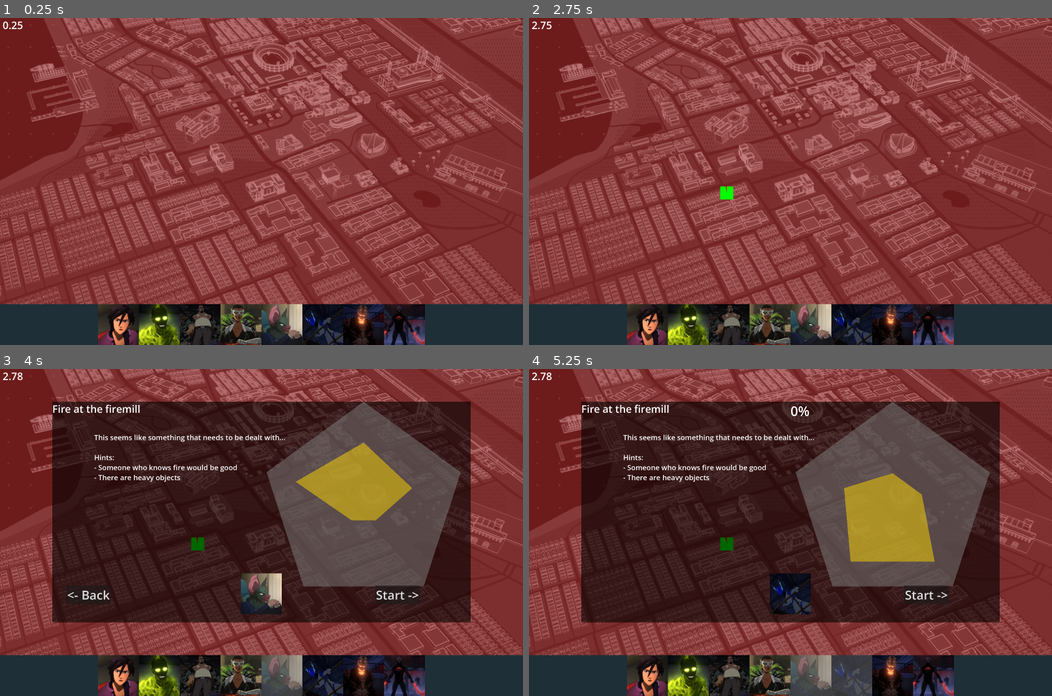
Above: before the commit, frames 1-4 (two rows, left to right).
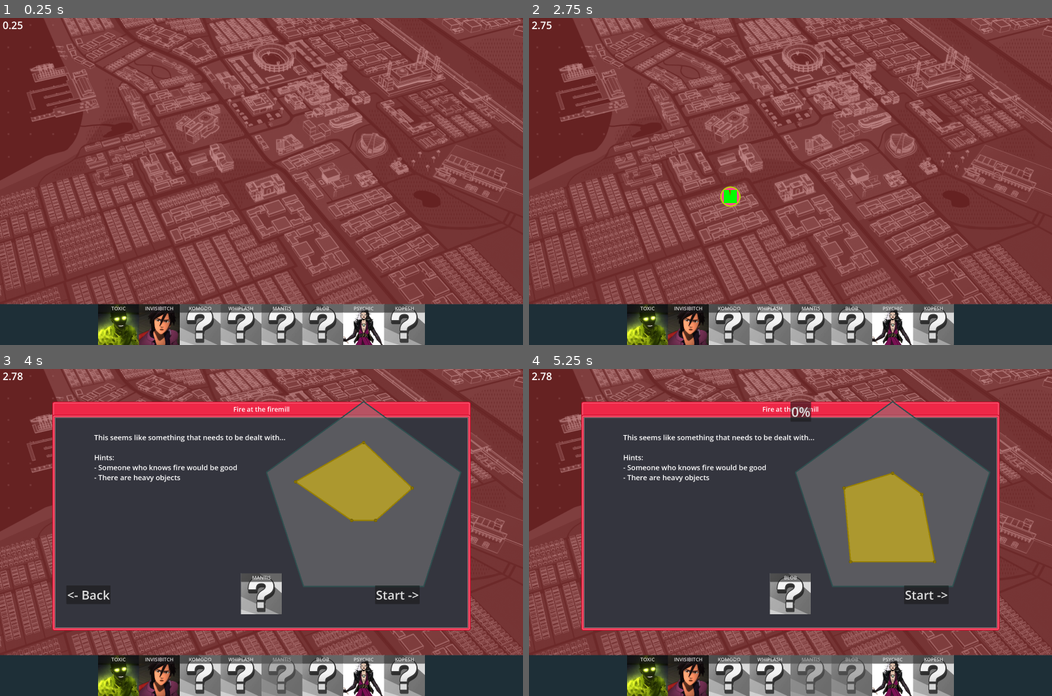
Above: after the commit, the same moments.

Repository: vgmoose/Outpatch
Game: Godot game, scene res://main.tscn
Two runs of this game, one before a commit and one after it. Both use one fixed random seed, a clock stepped at 60 frames per second and the inputs below. The engine's default icon, where the game draws it, is replaced by a stand-in: a white triangle on a blue panel in a dark square.
Inputs (mouse positions are in pixels of both pictures, inside the frame that each line leads up to):
- Up to frame 1 (0.25 s): no input
- Up to frame 2 (2.75 s): click (649, 309) at 0.5 s, where only the run after the commit has a clickable "TOXIC"; click (727, 309) at 1.25 s, where only the run after the commit has a clickable "KOMODO"; click (769, 309) at 2 s, where only the run after the commit has a clickable "WHIPLASH"
- Up to frame 3 (4 s): click (203, 548) at 2.77 s; click (282, 660) at 3.5 s, where only the run after the commit has a clickable "MANTIS"
- Up to frame 4 (5.25 s): click "Start ->" at 4.25 s; click (853, 660) at 5 s, where only the run after the commit has a clickable "BLOB"

The runs differ from the first frame. In frame 1, 7.1% of the frame differs, in the area x 18-82%, y 87-100%; in frame 2, 7.3%; in frame 3, 45%; in frame 4, 45%, in the area x 10-90%, y 9-100%.

Commit message:
new character list, name labels, better styling on events, window, and star graph, bouncy ball graphic

Diff:
--- a/BouncyBall.tscn
+++ b/BouncyBall.tscn
@@ -1,7 +1,7 @@
 [gd_scene format=3 uid="uid://by6vafkd15mbf"]
 
 [ext_resource type="Script" uid="uid://tdnxesch5otb" path="res://BouncyBall.gd" id="1_bc8qd"]
-[ext_resource type="Texture2D" uid="uid://cari7n1cqrc0r" path="res://icon.svg" id="2_jw557"]
+[ext_resource type="Texture2D" uid="uid://c40byybdyl4a0" path="res://icons/button_round_flat.png" id="2_bc8qd"]
 
 [sub_resource type="CircleShape2D" id="CircleShape2D_5cce5"]
 radius = 12.0
@@ -11,7 +11,7 @@
 
 [node name="Sprite2D" type="Sprite2D" parent="." unique_id=1743321292]
 scale = Vector2(0.2, 0.2)
-texture = ExtResource("2_jw557")
+texture = ExtResource("2_bc8qd")
 
 [node name="CollisionShape2D" type="CollisionShape2D" parent="." unique_id=480261513]
 shape = SubResource("CircleShape2D_5cce5")
--- a/CSP.gd
+++ b/CSP.gd
@@ -14,7 +14,10 @@
 func _init(dimen, charName, charWeights):
 	mySize = dimen
 	myName = charName
-	myTexture = load("res://csps/" + charName + ".webp.png")
+	myTexture = load("res://csps/" + charName + ".png")
+	if not myTexture:
+		# fallback
+		myTexture = load("res://csps/Unknown.jpg")
 	myWeights = charWeights
 
 func _enter_tree():
@@ -33,6 +36,12 @@
 		if main.isPaused:
 			csp.position.y += 20
 	)
+	var button = Button.new()
+	csp.add_child(button)
+	button.text = myName.to_upper()
+	button.size.x = csp.size.x
+	button.mouse_filter =Control.MOUSE_FILTER_PASS
+	button.add_theme_font_size_override("font_size", 24)
 
 func _input(event):
 	var main = get_tree().current_scene
--- a/CoolWindow.gd
+++ b/CoolWindow.gd
@@ -1,7 +1,10 @@
 extends Node2D
+class_name CoolWindow
 
 @export var title = "This is a Test"
 @export var size = Vector2(1000, 900)
+
+var canBeMoved = false
 
 var isBeingDragged = false
 var isBeingResized = false
@@ -54,7 +57,6 @@
 	var titleText = get_node("TitleText")
 	var titleBg = get_node("TitleBg")
 	var windowBg = get_node("WindowBg")
-	titleText.text = "Test Window"
 	titleText.size.y = 74
 
 	windowBg.position = Vector2(0, 64)
@@ -64,6 +66,7 @@
 func adjustBounds():
 	var titleText = get_node("TitleText")
 	titleText.size.x = size.x
+	titleText.text = title
 	var titleBg = get_node("TitleBg")
 	var windowBg = get_node("WindowBg")
 	# resize and update our tile layers based on teh requested size
@@ -71,6 +74,9 @@
 	resize_tilemap(Vector2(size.x, size.y), windowBg)
 
 func _input(event):
+	if not canBeMoved:
+		# block any changes to window pos/size
+		return
 	if event is InputEventMouseMotion:
 		if isBeingDragged:
 			position = get_viewport().get_mouse_position() - dragGrabOffset
--- a/CoolWindow.tscn
+++ b/CoolWindow.tscn
@@ -46,11 +46,12 @@
 tile_set = SubResource("TileSet_ruc7r")
 
 [node name="WindowBg" type="TileMapLayer" parent="." unique_id=739142375]
+position = Vector2(0, 64)
 tile_map_data = PackedByteArray("AAAAAAMAAAAAAAEAAAAAAAQAAAAAAAEAAAAAAAUAAAAAAAEAAAAAAAYAAAAAAAEAAAAAAAcAAAAAAAEAAAAAAA …(3456 unchanged characters)…
 tile_set = SubResource("TileSet_qkfd4")
 
 [node name="TitleText" type="Label" parent="." unique_id=1045119335]
-offset_right = 474.0
+offset_right = 411.0
 offset_bottom = 69.0
 theme_override_colors/font_color = Color(1, 1, 1, 1)
 theme_override_font_sizes/font_size = 32
--- a/EventCircle.gd
+++ b/EventCircle.gd
@@ -1,4 +1,4 @@
-extends TextureProgressBar
+extends Button
 class_name EventCircle
 
 var isPaused = false
@@ -21,7 +21,7 @@
 	out.gradient.set_color(1, color)
 	return out
 
-func _init(eventPayload):
+func updateEvent(eventPayload):
 	self.ogEvent = eventPayload
 	self.eventId = eventPayload.id
 	self.eventTitle = eventPayload["title"]
@@ -35,19 +35,28 @@
 		hintString += "- " + hint + "\n"
 	self.eventDetails = eventPayload["details"] + "\n" + hintString
 
-	self.size = Vector2(360, 360)
-	self.texture_under = makeSimpleColorTexture(Color.RED)
-	self.texture_progress = makeSimpleColorTexture(Color.GREEN)
-	self.fill_mode = FILL_CLOCKWISE
+	self.size = Vector2(100, 100)
+	#var styleBoxRef = load("res://radial_crop.tres")
+	#self.add_theme_stylebox_override("normal", styleBoxRef)
 
 func _enter_tree():
 	self.main = get_tree().current_scene
+
+	var circleBar = get_node("CircleBar")
+	circleBar.position = Vector2(18, 18)
+	circleBar.size = size
+	circleBar.texture_under = makeSimpleColorTexture(Color.RED)
+	circleBar.texture_progress = makeSimpleColorTexture(Color.GREEN)
+	circleBar.fill_mode = TextureProgressBar.FILL_CLOCKWISE
+
 
 func _process(delta: float):
 	if isPaused:
 		return
 	duration -= delta
-	self.value = 100 * (duration / startDuration)
+
+	var circleBar = get_node("CircleBar")
+	circleBar.value = 100 * (duration / startDuration)
 	if duration <= 0:
 		queue_free()
 
--- a/EventCircle.tscn
+++ b/EventCircle.tscn
@@ -1,11 +1,21 @@
 [gd_scene format=3 uid="uid://dqwehbdem1q5s"]
 
 [ext_resource type="Script" uid="uid://cdd643wxw0t2m" path="res://EventCircle.gd" id="1_agga5"]
+[ext_resource type="StyleBox" uid="uid://d1rf3alwantq3" path="res://radial_crop.tres" id="1_fs1eh"]
 
-[node name="EventCircle" type="TextureProgressBar" unique_id=1683898103]
+[sub_resource type="Theme" id="Theme_agga5"]
+
+[node name="EventCircle" type="Button" unique_id=411880080]
+offset_right = 8.0
+offset_bottom = 8.0
+theme_override_styles/normal = ExtResource("1_fs1eh")
+script = ExtResource("1_agga5")
+
+[node name="CircleBar" type="TextureProgressBar" parent="." unique_id=1683898103]
+layout_mode = 1
 anchors_preset = 15
 anchor_right = 1.0
 anchor_bottom = 1.0
 grow_horizontal = 2
 grow_vertical = 2
-script = ExtResource("1_agga5")
+theme = SubResource("Theme_agga5")
--- a/EventPrompt.gd
+++ b/EventPrompt.gd
@@ -22,7 +22,10 @@
 	var eventWeights = mainEvent.stats
 
 	var main = get_tree().current_scene
-	get_node("RichTextLabel").text = title
+	var window: CoolWindow = get_node("CoolWindow")
+	window.title = title
+	window.size = size # same as parent colored rect
+	window.adjustBounds()
 	var para = get_node("RichTextLabel2")
 	para.text = details
 	para.position.y = 150
@@ -97,17 +100,15 @@
 		# and then the area of the outer
 		var outer = calculate_area(truePolygon)
 		# percent success is straightforwards
-		var label = Label.new()
+		var label = Button.new()
 		label.text = "0%"
 		label.add_theme_font_size_override("font_size", 65)
 		starGraphHolder.add_child(label)
 
-		mergedGraph.polygon = [Vector2(0, 0), Vector2(0, 0), Vector2(0, 0), Vector2(0, 0), Vector2(0, 0)]
-		trueGraph.polygon = [Vector2(0, 0), Vector2(0, 0), Vector2(0, 0), Vector2(0, 0), Vector2(0, 0)]
-
 		# tween in the base, then our merged, and update the percent along the way
-		tween.tween_property(trueGraph, "polygon", truePolygon, 2)
-		tween.tween_property(mergedGraph, "polygon", finalPolygon, 2)
+		trueGraph.start_animation(tween)
+		mergedGraph.start_animation(tween)
+
 		tween.parallel().tween_method((func(cur):
 			# we ignore cur, because we're just going to use the polygon that's growing into place
 			# get the area of the inner (overlap/clipped) polygon(s)
@@ -234,7 +235,7 @@
 			starGraphHolder.remove_child(oldGraph)
 
 	# background of chart
-	var emptyGraph = StarGraph.new(Color.WEB_GRAY)
+	var emptyGraph = StarGraph.new(Color.WEB_GRAY, true)
 	starGraphHolder.add_child(emptyGraph)
 
 	# merging logic
--- a/EventPrompt.tscn
+++ b/EventPrompt.tscn
@@ -3,22 +3,17 @@
 [ext_resource type="Script" uid="uid://c7uky5b8w6y2t" path="res://EventPrompt.gd" id="1_3owsw"]
 [ext_resource type="Script" uid="uid://7emhar3rl0ff" path="res://StarGraphHolder.gd" id="2_cef6o"]
 [ext_resource type="PackedScene" uid="uid://by6vafkd15mbf" path="res://BouncyBall.tscn" id="2_m1l8p"]
+[ext_resource type="PackedScene" uid="uid://bkfm2sjrw6xe3" path="res://CoolWindow.tscn" id="2_x5xuu"]
 
 [sub_resource type="PhysicsMaterial" id="PhysicsMaterial_m1l8p"]
 
 [node name="EventPrompt" type="ColorRect" unique_id=1860844478]
 offset_right = 369.0
 offset_bottom = 254.0
-color = Color(0, 0, 0, 0.6)
+color = Color(1, 1, 1, 0)
 script = ExtResource("1_3owsw")
 
-[node name="RichTextLabel" type="RichTextLabel" parent="." unique_id=965666329]
-layout_mode = 0
-offset_right = 938.0
-offset_bottom = 252.0
-theme_override_constants/shadow_outline_size = 1
-theme_override_font_sizes/normal_font_size = 50
-text = "Hello there"
+[node name="CoolWindow" parent="." unique_id=2013251664 instance=ExtResource("2_x5xuu")]
 
 [node name="RichTextLabel2" type="RichTextLabel" parent="." unique_id=100485756]
 layout_mode = 0
@@ -31,8 +26,8 @@
 [node name="Button" type="Button" parent="." unique_id=1104459331]
 visible = false
 layout_mode = 0
-offset_right = 64.0
-offset_bottom = 42.0
+offset_right = 218.0
+offset_bottom = 91.0
 theme_override_font_sizes/font_size = 60
 text = "Start ->"
 
@@ -60,3 +55,5 @@
 
 [node name="Polygon2D" type="Polygon2D" parent="StarGraphHolder/CollisionChart" unique_id=1318584226]
 visible = false
+polygon = PackedVector2Array(163, -77, 32, 22, 241, 9, 213, -5, 213, -5, 213, -5, 167, -76)
+uv = PackedVector2Array(163, -77, 32, 22, 241, 9, 213, -5, 213, -5, 213, -5, 167, -76)
--- a/StarGraph.gd
+++ b/StarGraph.gd
@@ -4,7 +4,15 @@
 @export var myWeights: Array[float]
 @export 	var R = 500 # radius
 
-func _init(color):
+@export var thickBordered = false
+
+# various styling that we have to manually manage
+# in a few places
+var lineSegment = null
+var jointPoints = null
+
+func _init(color, isThickBordered=false):
+	thickBordered = isThickBordered
 	# 5 points, that are percents of how far to go
 	myWeights = [1, 1, 1, 1, 1]
 	self.color = color
@@ -12,6 +20,15 @@
 
 func _enter_tree():
 	update_graph()
+
+func start_animation(tweenChain):
+	var dest = polygon
+	polygon = [Vector2(0, 0), Vector2(0, 0), Vector2(0, 0), Vector2(0, 0), Vector2(0, 0)]
+	lineSegment.points =  [Vector2(0, 0), Vector2(0, 0), Vector2(0, 0), Vector2(0, 0), Vector2(0, 0)]
+
+	tweenChain.tween_property(self, "polygon", dest, 2)
+	tweenChain.parallel().tween_property(lineSegment, "points", dest, 2)
+	return tweenChain
 
 func update_graph(weights: Array[float] = []):
 	if weights != []:
@@ -29,3 +46,34 @@
 
 	# offset by the center of the pentagon
 	position = Vector2(R, R)
+
+	# draw line2d's across the polygon
+	if lineSegment:
+		# clean up the old line segment
+		lineSegment.queue_free()
+	if jointPoints:
+		for p in jointPoints:
+			p.queue_free()
+	lineSegment = Line2D.new()
+	lineSegment.width = 6
+	lineSegment.points = points
+	lineSegment.closed = true
+	var darkerColor = color.darkened(0.4)
+	darkerColor.a = 0xFF
+	lineSegment.joint_mode = Line2D.LINE_JOINT_ROUND
+	#lineSegment.fill
+	print(thickBordered)
+	add_child(lineSegment)
+
+	lineSegment.default_color = Color.DARK_SLATE_GRAY
+	if not thickBordered:
+		lineSegment.default_color = darkerColor
+		jointPoints = []
+		for point in points:
+			var ballJoint = Sprite2D.new()
+			ballJoint.texture = preload("res://icons/check_round_color.png")
+			ballJoint.scale = Vector2(0.25, 0.25)
+			ballJoint.modulate = darkerColor
+			add_child(ballJoint)
+			ballJoint.position = point
+			jointPoints.append(ballJoint)
--- a/data/chars.json
+++ b/data/chars.json
@@ -1,10 +1,10 @@
 {
-	"Invisigal": [0.2, 0.2, 0.1, 0.2, 0.3],
 	"Toxic": [0.5, 0.5, 0.5, 0.5, 0.7],
-	"Armstrong": [0.7, 0.3, 0.1, 0.1, 0.3],
-	"Coupe": [0.7, 0.6, 0.1, 0.2, 0.7],
-	"Sonar": [0.6, 0.5, 0.2, 0.2, 0.7],
-	"White_Lightning": [0.3, 0.3, 0.7, 0.7, 0.5],
-	"Long": [0.4, 0.4, 0.6, 0.6, 0.5],
-	"Khopesh": [0.6, 0.6, 0.3, 0.1, 0.2]
+	"Invisibitch": [0.2, 0.2, 0.1, 0.2, 0.3],
+	"Komodo": [0.7, 0.3, 0.1, 0.1, 0.3],
+	"Whiplash": [0.7, 0.6, 0.1, 0.2, 0.7],
+	"Mantis": [0.6, 0.5, 0.2, 0.2, 0.7],
+	"Blob": [0.3, 0.3, 0.7, 0.7, 0.5],
+	"Psychic": [0.4, 0.4, 0.6, 0.6, 0.5],
+	"Kopesh": [0.6, 0.6, 0.3, 0.1, 0.2]
 }
--- a/main.gd
+++ b/main.gd
@@ -68,6 +68,8 @@
 			for csp in get_node("CharBar").get_children():
 				if csp.myName == charName:
 					for child in csp.get_children():
+						if child is Button:
+							continue # their nametag
 						child.queue_free()
 					csp.isChosen = false
 			return
@@ -140,7 +142,9 @@
 			event.hasFired = true # don't double process
 
 			# make an event circle from this event data
-			var eventCircle = EventCircle.new(event)
+			var eventCircleScene = preload("res://EventCircle.tscn")
+			var eventCircle = eventCircleScene.instantiate()
+			eventCircle.updateEvent(event)
 			curId += 1
 			events.add_child(eventCircle)
 			# TODO: load x, y coors from the event data
--- a/main.tscn
+++ b/main.tscn
@@ -2,8 +2,6 @@
 
 [ext_resource type="Script" uid="uid://b4o7yxidlo3wx" path="res://main.gd" id="1_ig7tw"]
 [ext_resource type="Texture2D" uid="uid://bs6yu1fowxgoo" path="res://Torrance.png" id="2_1bvp3"]
-[ext_resource type="PackedScene" uid="uid://dfbley14h61f3" path="res://StarGraph.tscn" id="4_1bvp3"]
-[ext_resource type="Script" uid="uid://ttk0cy3taef1" path="res://StarGraph.gd" id="5_7mycd"]
 [ext_resource type="PackedScene" uid="uid://bvwyxixkaw1hg" path="res://EventPrompt.tscn" id="5_lquwl"]
 
 [node name="Node2D" type="Node2D" unique_id=652498079]
@@ -32,19 +30,6 @@
 [node name="EventPrompt" parent="." unique_id=1860844478 instance=ExtResource("5_lquwl")]
 visible = false
 
-[node name="StarGraph" parent="." unique_id=400449012 instance=ExtResource("4_1bvp3")]
-visible = false
-modulate = Color(0, 1, 1, 1)
-self_modulate = Color(0.09411765, 1, 1, 1)
-top_level = false
-
-[node name="MyAttrs" type="Polygon2D" parent="." unique_id=566622909]
-visible = false
-color = Color(1, 0, 1, 1)
-script = ExtResource("5_7mycd")
-myWeights = Array[float]([0.6, 0.2, 0.8, 0.4, 0.4])
-metadata/_custom_type_script = "uid://ttk0cy3taef1"
-
 [node name="Clock" type="Label" parent="." unique_id=58676152]
 offset_right = 40.0
 offset_bottom = 23.0
--- /dev/null
+++ b/radial_crop.tres
@@ -0,0 +1,13 @@
+[gd_resource type="StyleBoxFlat" format=3 uid="uid://d1rf3alwantq3"]
+
+[resource]
+bg_color = Color(1, 0.28637546, 0.5547331, 1)
+border_width_left = 6
+border_width_top = 6
+border_width_right = 6
+border_width_bottom = 6
+border_color = Color(0.71227187, 0.8775588, 7.70092e-07, 1)
+corner_radius_top_left = 50
+corner_radius_top_right = 50
+corner_radius_bottom_right = 50
+corner_radius_bottom_left = 50
Binary file changed: Torrance.png
Binary file removed: csps/Armstrong.webp.png
Not shown, removed: csps/Armstrong.webp.png.import
Binary file removed: csps/Blob_Goon.webp.png
Not shown, removed: csps/Blob_Goon.webp.png.import
Binary file removed: csps/Coupe.webp.png
Not shown, removed: csps/Coupe.webp.png.import
Binary file removed: csps/Henchmen.webp.png
Not shown, removed: csps/Henchmen.webp.png.import
Renamed: csps/Invisigal.webp.png -> csps/Invisibitch.png
Not shown, changed: csps/Invisibitch.png.import
Not shown, removed: csps/Invisigal.webp.png.import
(and 22 more such lines)
